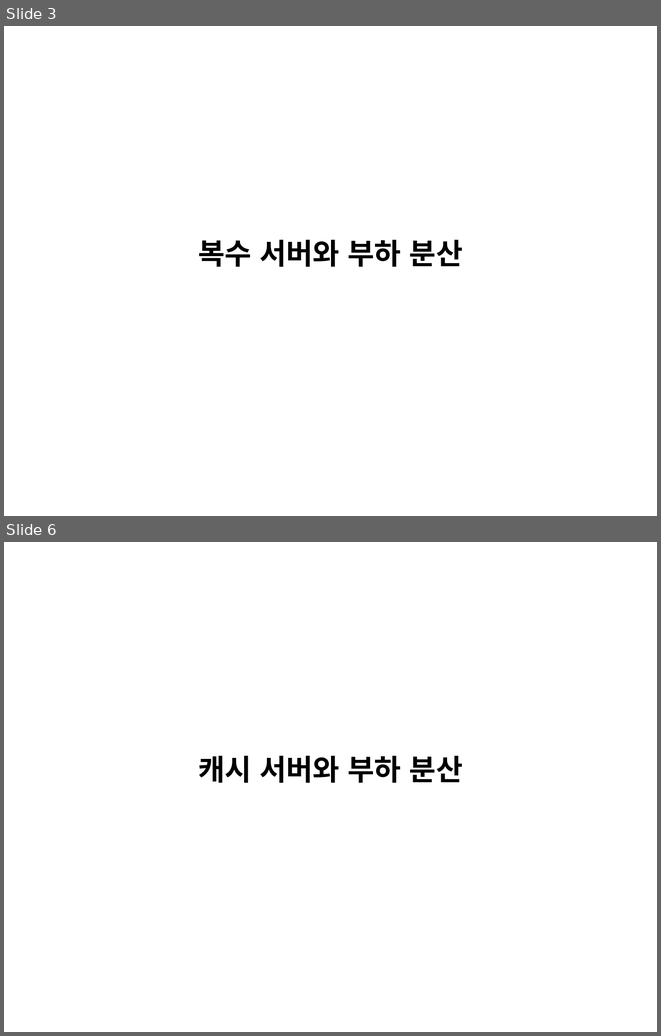
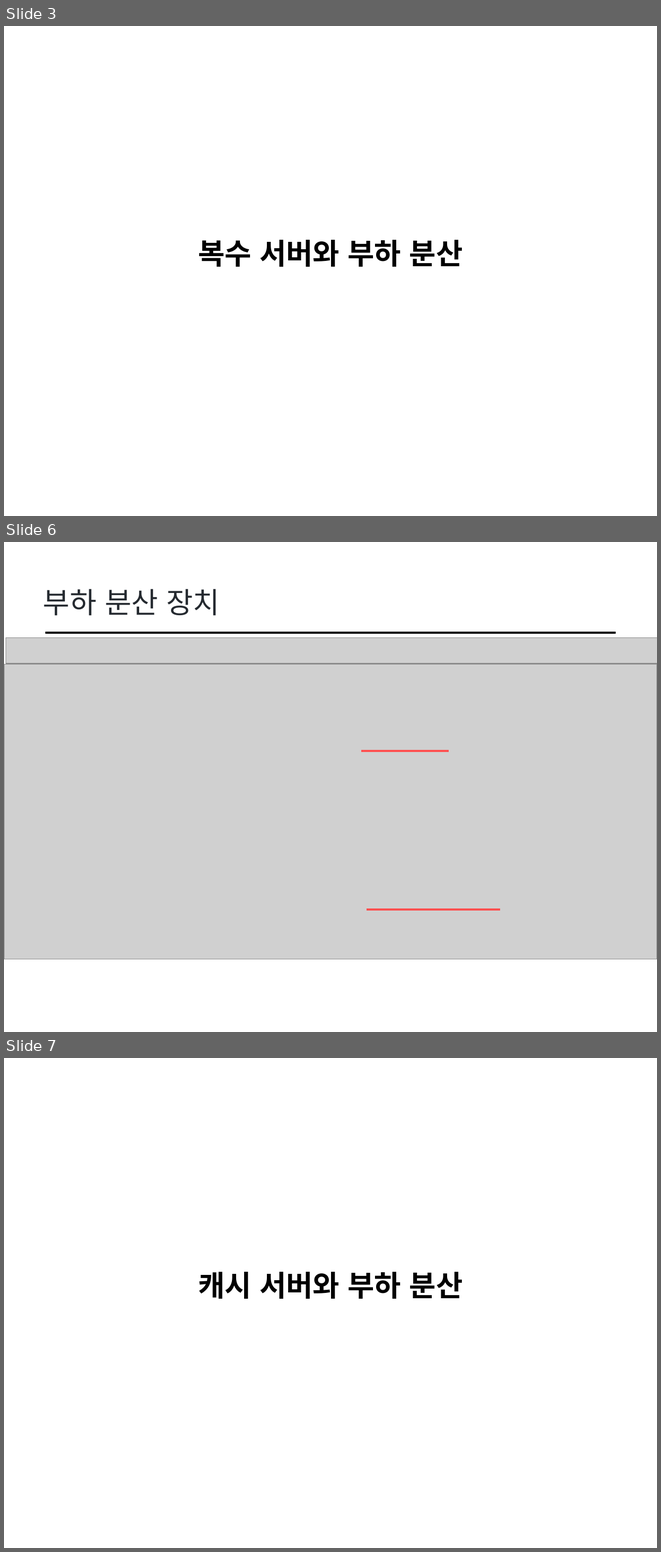
Before and after one commit to cs-study-org/cs-study, a slide deck: 15/yongki/LoadBalancing.pptx. Shown one above the other, each under a label of ours: slides 3 and 6 before the commit, slides 3, 6 and 7 after it; the slides between them are not shown. The pictures are 661x1036 and 661x1552 pixels, drawn with LibreOffice and Linux fonts; fonts in the diff are those of the drawing; grey boxes stand for pictures. Boxes give left, top, right and bottom in pixels: in the first picture for what was removed or moved away, otherwise in the second. Text is boxed around its words. In the diff, an @@ line names an element or a change of style, - is before the commit and + after.

```diff
--- a/15/yongki/LoadBalancing.pptx
+++ b/15/yongki/LoadBalancing.pptx
@@ slide 6 added at (4, 542, 657, 1032), background #FFFFFF @@
@@ title added at (43, 589, 220, 616), 32 pt, text #24292F @@
+부하 분산 장치
@@ line added from (45, 633) to (616, 633), #000000 2 pt @@
@@ picture added at (6, 638, 657, 663) @@
@@ picture added at (4, 664, 657, 959) @@
@@ line added from (361, 751) to (449, 751), #FF5050 2 pt @@
@@ line added from (367, 910) to (500, 910), #FF5050 2 pt @@
@@ what was slide 6 is now slide 7 @@
```
Also in this commit, not shown: 2 slides changed, 1 other file.
